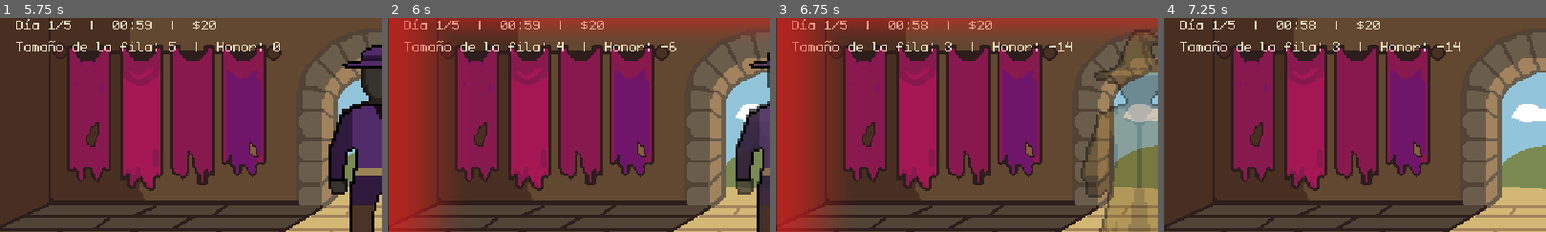
Above: before the commit, frames 1-4 (left to right).
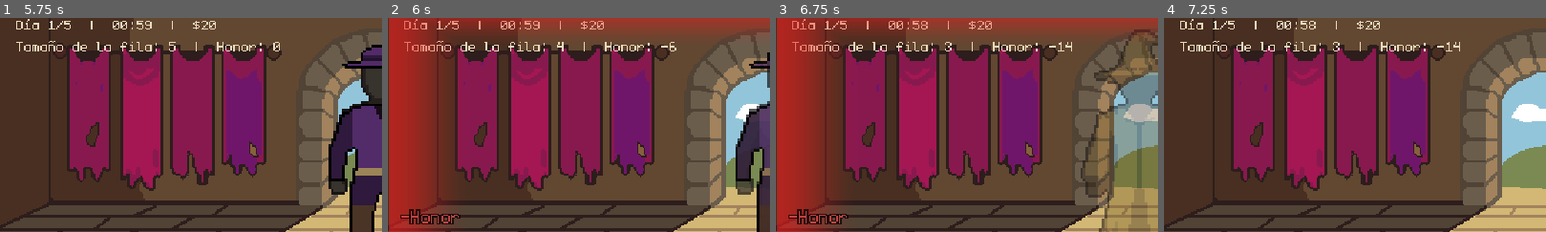
Above: after the commit, the same moments.

Repository: StephenQuispeLipa/Notaria-Aventureros
Game: Godot game, scene res://Scenes/Menus/OptionsMenu.tscn
Two runs of this game, one before a commit and one after it. Both use one fixed random seed, a clock stepped at 60 frames per second and the inputs below. Sound files missing from this copy of the repository are replaced by a short silence.
Inputs (mouse positions are % of the whole screen's width and height, from its top left):
- Up to frame 1 (5.75 s): click "JUGAR" at 0.5 s; click "COBRAR" at 1.25 s; click "ARRESTAR" at 2 s; click (87, 93) at 2.75 s; click "CONTINUAR" at 3.5 s; click "MENÚ" at 4.25 s; click "REANUDAR" at 5 s
- Up to frame 2 (6 s): click "COBRAR" at 5.75 s
- Up to frame 3 (6.75 s): click "ARRESTAR" at 6.5 s
- Up to frame 4 (7.25 s): no input
The pictures show only the part of the screen within x 0-50%, y 4-54%; the shares and areas given below are measured in that part.

Frame 1 is identical in both runs. In frame 2, 0.6% of the frame differs, in the area x 3-19%, y 89-97%; in frame 3, 0.6%; in frame 4, nothing differs.

Commit message:
feat: add core game scenes, UI, and manager scripts

Diff:
--- a/Scenes/Desk/Desk_View.tscn
+++ b/Scenes/Desk/Desk_View.tscn
@@ -424,6 +424,26 @@
 grow_vertical = 2
 mouse_filter = 2
 
+[node name="HonorFlashLabel" type="Label" parent="VignetteLayer"]
+unique_name_in_owner = true
+modulate = Color(1, 1, 1, 0)
+texture_filter = 1
+anchors_preset = 4
+anchor_top = 0.5
+anchor_bottom = 0.5
+offset_left = 10.0
+offset_top = -14.0
+offset_right = 120.0
+offset_bottom = 14.0
+grow_vertical = 2
+mouse_filter = 2
+theme_override_colors/font_outline_color = Color(0, 0, 0, 1)
+theme_override_constants/outline_size = 4
+theme_override_fonts/font = ExtResource("3_mono")
+theme_override_font_sizes/font_size = 20
+text = "+Honor"
+vertical_alignment = 1
+
 [node name="BookOverlay" type="Control" parent="." unique_id=1228360624]
 unique_name_in_owner = true
 visible = false
@@ -469,17 +489,31 @@
 offset_left = 34.0
 offset_top = 24.0
 offset_right = -34.0
-offset_bottom = -58.0
+offset_bottom = -64.0
 grow_horizontal = 2
 grow_vertical = 2
 theme_override_constants/separation = 26
 
-[node name="LeftPage" type="VBoxContainer" parent="BookOverlay/BookPanel/BookPages" unique_id=837269344]
+[node name="LeftScroll" type="ScrollContainer" parent="BookOverlay/BookPanel/BookPages"]
 unique_name_in_owner = true
 layout_mode = 2
 size_flags_horizontal = 3
-
-[node name="RightPage" type="VBoxContainer" parent="BookOverlay/BookPanel/BookPages" unique_id=1280733349]
+size_flags_vertical = 3
+horizontal_scroll_mode = 0
+
+[node name="LeftPage" type="VBoxContainer" parent="BookOverlay/BookPanel/BookPages/LeftScroll" unique_id=837269344]
+unique_name_in_owner = true
+layout_mode = 2
+size_flags_horizontal = 3
+
+[node name="RightScroll" type="ScrollContainer" parent="BookOverlay/BookPanel/BookPages"]
+unique_name_in_owner = true
+layout_mode = 2
+size_flags_horizontal = 3
+size_flags_vertical = 3
+horizontal_scroll_mode = 0
+
+[node name="RightPage" type="VBoxContainer" parent="BookOverlay/BookPanel/BookPages/RightScroll" unique_id=1280733349]
 unique_name_in_owner = true
 layout_mode = 2
 size_flags_horizontal = 3
--- a/Scenes/Flow/Day_Summary.tscn
+++ b/Scenes/Flow/Day_Summary.tscn
@@ -78,7 +78,7 @@
 theme_override_fonts/normal_font = ExtResource("3_mono")
 theme_override_font_sizes/normal_font_size = 16
 bbcode_enabled = true
-scroll_active = false
+scroll_active = true
 autowrap_mode = 2
 
 [node name="StolenScroll" type="ScrollContainer" parent="BookPanel/BookPages/LeftPage"]
@@ -119,7 +119,7 @@
 theme_override_fonts/normal_font = ExtResource("3_mono")
 theme_override_font_sizes/normal_font_size = 16
 bbcode_enabled = true
-scroll_active = false
+scroll_active = true
 autowrap_mode = 2
 
 [node name="BottomNav" type="HBoxContainer" parent="BookPanel" unique_id=1298277314]
--- a/Scenes/Menus/OptionsMenu.tscn
+++ b/Scenes/Menus/OptionsMenu.tscn
@@ -463,3 +463,23 @@
 unique_name_in_owner = true
 stream = ExtResource("7_audio_close")
 bus = &"SFX"
+
+[node name="EndingsLabel" type="Label" parent="."]
+unique_name_in_owner = true
+visible = false
+layout_mode = 1
+anchors_preset = 2
+anchor_top = 1.0
+anchor_bottom = 1.0
+offset_left = 12.0
+offset_top = -28.0
+offset_right = 180.0
+offset_bottom = -8.0
+grow_vertical = 0
+theme_override_colors/font_color = Color(0.92, 0.86, 0.74, 1)
+theme_override_colors/font_shadow_color = Color(0.12, 0.08, 0.16, 0.85)
+theme_override_constants/shadow_offset_y = 1
+theme_override_fonts/font = ExtResource("4_mono")
+theme_override_font_sizes/font_size = 16
+text = "Finales 0/5"
+vertical_alignment = 2
--- a/Scripts/Core/game_manager.gd
+++ b/Scripts/Core/game_manager.gd
@@ -31,6 +31,7 @@
 var day5_prohibited_category: String = "peligrosos"
 var day_lore_seen: bool = false
 var current_npc_appearance: Dictionary = {}
+var unlocked_endings: Array[String] = []
 
 var total_charged: int = 0
 var total_arrested: int = 0
@@ -193,6 +194,13 @@
 func _ready() -> void:
 	load_settings()
 
+func unlock_ending(ending_id: String) -> void:
+	if ending_id.is_empty():
+		return
+	if not unlocked_endings.has(ending_id):
+		unlocked_endings.append(ending_id)
+		save_settings()
+
 func save_settings() -> void:
 	var cfg := ConfigFile.new()
 	cfg.set_value("audio", "master", _get_bus_linear("Master"))
@@ -201,6 +209,7 @@
 	var mode := DisplayServer.window_get_mode()
 	var is_fs := mode == DisplayServer.WINDOW_MODE_FULLSCREEN or mode == DisplayServer.WINDOW_MODE_EXCLUSIVE_FULLSCREEN
 	cfg.set_value("display", "fullscreen", is_fs)
+	cfg.set_value("progress", "unlocked_endings", unlocked_endings)
 	cfg.save(SETTINGS_PATH)
 
 func load_settings() -> void:
@@ -212,6 +221,13 @@
 	_apply_bus_linear("SFX", float(cfg.get_value("audio", "sfx", 1.0)))
 	var is_fs := bool(cfg.get_value("display", "fullscreen", false))
 	DisplayServer.window_set_mode(DisplayServer.WINDOW_MODE_FULLSCREEN if is_fs else DisplayServer.WINDOW_MODE_WINDOWED)
+	unlocked_endings.clear()
+	var saved_endings: Variant = cfg.get_value("progress", "unlocked_endings", [])
+	if saved_endings is Array:
+		for e in saved_endings:
+			var s := str(e)
+			if not s.is_empty() and not unlocked_endings.has(s):
+				unlocked_endings.append(s)
 
 func _get_bus_linear(bus_name: String) -> float:
 	var idx := AudioServer.get_bus_index(bus_name)
--- a/Scripts/Desk/desk_view.gd
+++ b/Scripts/Desk/desk_view.gd
@@ -164,6 +164,7 @@
 var _item_lens_shader_mat: ShaderMaterial = null
 var _rune_mask_shader_mat: ShaderMaterial = null
 var _vignette_tween: Tween = null
+var _honor_flash_tween: Tween = null
 var current_book_page: int = 1
 
 @onready var day_progress_label: Label = %DayProgressLabel
@@ -194,6 +195,9 @@
 @onready var book_page_label: Label = %BookPageLabel
 @onready var left_page: VBoxContainer = %LeftPage
 @onready var right_page: VBoxContainer = %RightPage
+@onready var left_scroll: ScrollContainer = %LeftScroll
+@onready var right_scroll: ScrollContainer = %RightScroll
+@onready var honor_flash_label: Label = %HonorFlashLabel
 @onready var lore_overlay: Control = %LoreOverlay
 @onready var lore_title_label: Label = %LoreTitleLabel
 @onready var lore_text_label: RichTextLabel = %LoreTextLabel
@@ -777,6 +781,8 @@
 		_spawn_current_npc()
 
 func _show_inline_actions_on_desk_items() -> void:
+	_hide_item_action_popup()
+	var container := item_action_popup.get_parent()
 	for entry in _desk_items:
 		if bool(entry.get("removing", false)):
 			continue
@@ -795,7 +801,8 @@
 		r_btn.visible = GameManager.current_day >= 3
 		c_btn.pressed.connect(_confiscate_entry.bind(entry))
 		r_btn.pressed.connect(_steal_entry.bind(entry))
-		item_action_popup.get_parent().add_child(inline_box)
+		container.add_child(inline_box)
+		container.move_child(inline_box, book_overlay.get_index())
 		inline_box.visible = true
 		entry["inline_box"] = inline_box
 		_position_inline_box(entry)
@@ -816,7 +823,7 @@
 	inline_box.position = pos
 
 func _open_item_action_popup(entry: Dictionary, ctrl: Control) -> void:
-	if is_day_ending or _waiting_desk_clear:
+	if is_day_ending or _waiting_desk_clear or not _has_active_npc:
 		return
 	var click_pos := get_global_mouse_position()
 	_selected_item = entry
@@ -941,13 +948,26 @@
 		GameManager.honor = clampi(GameManager.honor + delta, -100, 100)
 		AudioManager.play_sfx(CAMPANA_PEQUE_SFX, -8.0)
 		_flash_vignette(VIGNETTE_WHITE)
+		_flash_honor_label("+Honor", Color(0.95, 1.0, 0.95, 1.0))
 	elif delta < 0:
 		GameManager.honor = clampi(GameManager.honor + delta, -100, 100)
 		AudioManager.play_sfx(CAMPANA_GRANDE_SFX, -8.0)
 		_flash_vignette(VIGNETTE_RED)
+		_flash_honor_label("-Honor", Color(1.0, 0.35, 0.35, 1.0))
 	if play_coins:
 		AudioManager.play_sfx(BAG_OF_COINS_SFX)
 	_update_day_progress_label()
+
+func _flash_honor_label(label_text: String, color: Color) -> void:
+	if not is_instance_valid(honor_flash_label):
+		return
+	if _honor_flash_tween and _honor_flash_tween.is_valid():
+		_honor_flash_tween.kill()
+	honor_flash_label.text = label_text
+	honor_flash_label.add_theme_color_override("font_color", color)
+	honor_flash_label.modulate.a = 1.0
+	_honor_flash_tween = create_tween()
+	_honor_flash_tween.tween_property(honor_flash_label, "modulate:a", 0.0, 0.65).set_ease(Tween.EASE_IN)
 
 func _is_item_required_to_confiscate(type_id: String, deco: String, is_magic: bool) -> bool:
 	match GameManager.current_day:
@@ -1066,6 +1086,10 @@
 
 	_clear_container(left_page)
 	_clear_container(right_page)
+	if is_instance_valid(left_scroll):
+		left_scroll.scroll_vertical = 0
+	if is_instance_valid(right_scroll):
+		right_scroll.scroll_vertical = 0
 
 	match current_book_page:
 		1:
--- a/Scripts/Flow/day_summary.gd
+++ b/Scripts/Flow/day_summary.gd
@@ -182,8 +182,7 @@
 		left_title.text = "¡JUEGO COMPLETADO!"
 		btn_next_day.visible = true
 		btn_next_day.text = "CONTINUAR ->"
-		btn_restart.visible = true
-		btn_restart.text = "JUGAR DE NUEVO"
+		btn_restart.visible = false
 	else:
 		left_title.text = "BALANCE DÍA %d" % day
 		btn_next_day.visible = true
@@ -286,25 +285,32 @@
 
 	var title := ""
 	var body := ""
+	var ending_id := ""
 	if not is_game_over and has_carpinteria_book and has_alquimia_book:
+		ending_id = "5"
 		title = "FINAL 5: ALQUIMIA DE MADERA Y ORO"
 		body = "Tu hijo compro un monton de madera para practicar carpinteria, pero tu hija, que estaba practicando alquimia, convirtio toda esa madera en oro. Lograron escapar del reino tirano."
 	else:
 		var high_honor := GameManager.honor >= 30
 		var high_money := (not is_game_over) and GameManager.money >= 50
 		if not high_honor and high_money:
+			ending_id = "1"
 			title = "FINAL 1: FORTUNA MANCHADA"
 			body = "Poco honor, mucho dinero.\nTe hiciste rico a costa del pueblo."
 		elif high_honor and high_money:
+			ending_id = "2"
 			title = "FINAL 2: INTEGRIDAD INQUEBRANTABLE"
 			body = "Mucho honor, mucho dinero.\nLograste lo impensable: pudiste sobrevivir sin cometer ilegalidades."
 		elif not high_honor and not high_money:
+			ending_id = "3"
 			title = "FINAL 3: RUINA Y DESHONRA"
 			body = "Poco honor, poco dinero.\nCometiste ilegalidades, pero no sobreviviste al hambre."
 		else:
+			ending_id = "4"
 			title = "FINAL 4: HONRADEZ HUMILDE"
 			body = "Mucho honor, poco dinero.\nSobreviviste al hambre, pero apenas alcanzo para tu familia."
 
+	GameManager.unlock_ending(ending_id)
 	return "[center][color=#ffd27d]%s[/color]\n\n%s\n\n[color=#aaaaaa]FIN DE LA HISTORIA[/color][/center]" % [title, body]
 
 func _on_end_continue_pressed() -> void:
--- a/Scripts/Menus/options_menu.gd
+++ b/Scripts/Menus/options_menu.gd
@@ -53,6 +53,7 @@
 
 @onready var audio_open: AudioStreamPlayer = %AudioOpen
 @onready var audio_close: AudioStreamPlayer = %AudioClose
+@onready var endings_label: Label = %EndingsLabel
 
 func _ready() -> void:
 	scroll_panel.visible = false
@@ -61,6 +62,7 @@
 	_setup_audio_buses()
 	_update_fullscreen_button()
 	_update_continue_button()
+	_update_endings_label()
 
 	slider_master.value_changed.connect(_on_master_changed)
 	slider_bgm.value_changed.connect(_on_bgm_changed)
@@ -88,6 +90,14 @@
 		btn.mouse_entered.connect(_on_sign_mouse_entered.bind(btn))
 		btn.mouse_exited.connect(_on_sign_mouse_exited.bind(btn))
 
+func _update_endings_label() -> void:
+	if not is_instance_valid(endings_label):
+		return
+	var count := GameManager.unlocked_endings.size()
+	endings_label.visible = count > 0
+	if count > 0:
+		endings_label.text = "Finales %d/5" % count
+
 func _setup_audio_buses() -> void:
 	bus_master_idx = AudioServer.get_bus_index("Master")
 	bus_bgm_idx = AudioServer.get_bus_index("BGM")
